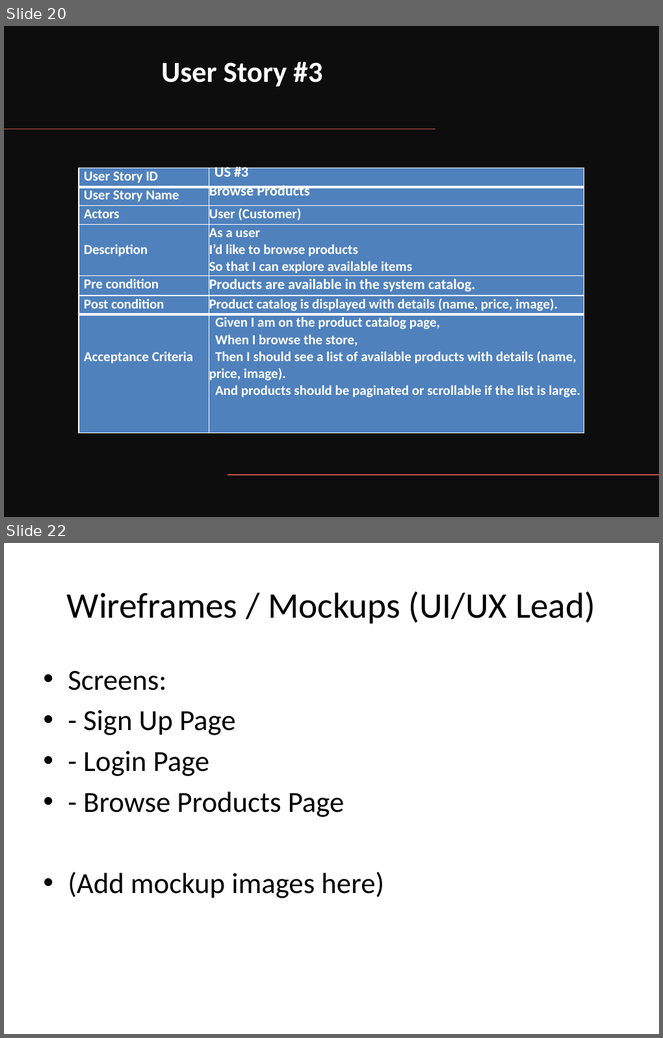
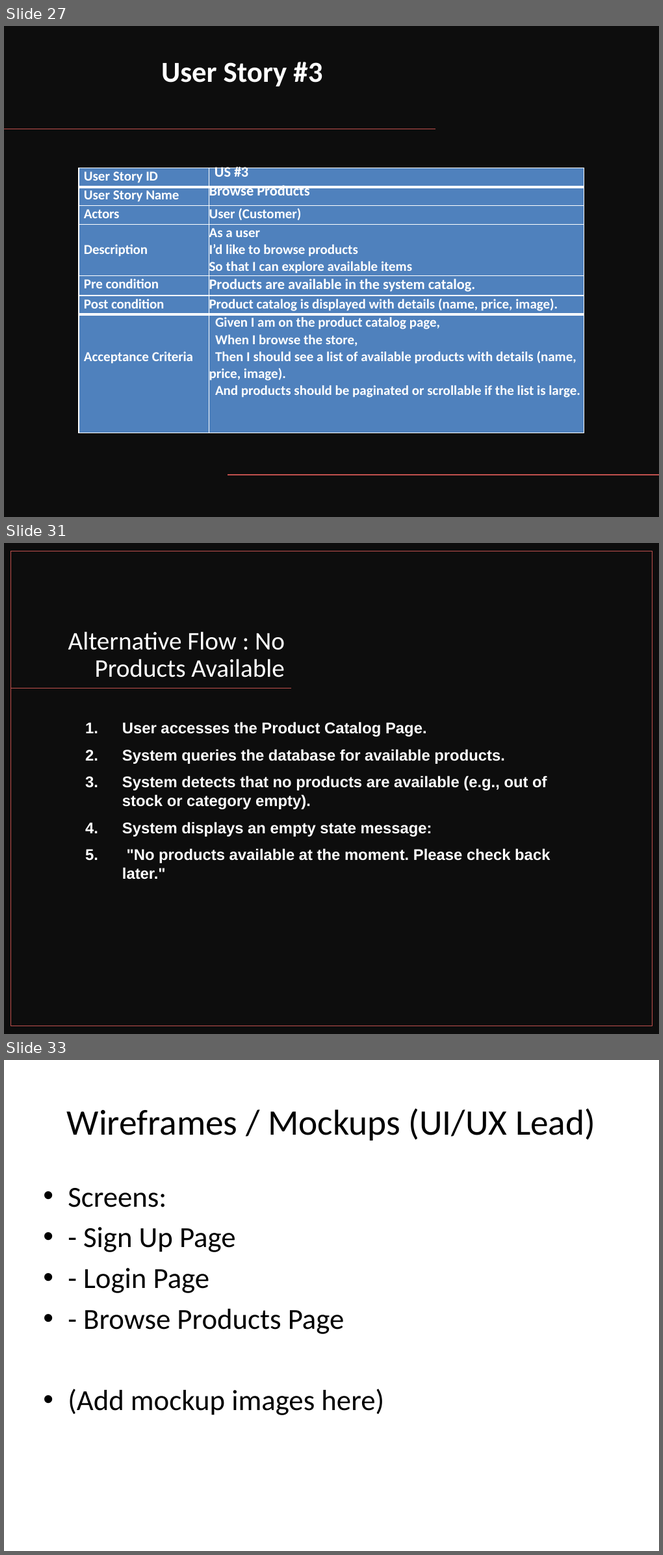
Before and after one commit to AmrKhaled77/IS-project-, a slide deck: for submation/sprint 1 +Backlog/Sprint1_Deliverables_Template.pptx. Shown one above the other, each under a label of ours: slides 20 and 22 before the commit, slides 27, 31 and 33 after it; the slides between them are not shown. The pictures are 663x1038 and 663x1555 pixels, drawn with LibreOffice and Linux fonts; fonts in the diff are those of the drawing. Boxes give left, top, right and bottom in pixels: in the first picture for what was removed or moved away, otherwise in the second. Text is boxed around its words. In the diff, an @@ line names an element or a change of style, - is before the commit and + after.

```diff
--- a/for submation/sprint 1 +Backlog/Sprint1_Deliverables_Template.pptx
+++ b/for submation/sprint 1 +Backlog/Sprint1_Deliverables_Template.pptx
@@ slide 31 added at box(4, 543, 659, 1034), background #FFFFFF @@
@@ rectangle added at box(4, 543, 659, 1034), fill #0D0D0D @@
@@ rectangle added at box(10, 551, 652, 1027), outline #C0504D 1 pt @@
@@ title added at box(68, 631, 285, 678), 28 pt, text #FFFFFF @@
+Alternative Flow : No Products Available
@@ line added from (292, 689) to (10, 689), #C0504D 1 pt @@
@@ text added at box(122, 722, 550, 880), 17 pt, text #FFFFFF, bold @@
+1. User accesses the Product Catalog Page.
+2. System queries the database for available products.
+3. System detects that no products are available (e.g., out of stock or category empty).
+4. System displays an empty state message:
+5. "No products available at the moment. Please check back later."
@@ what was slide 20 is now slide 27 @@
@@ what was slide 22 is now slide 33 @@
```
Also in this commit, not shown: 3 slides changed, 10 other slides added.
